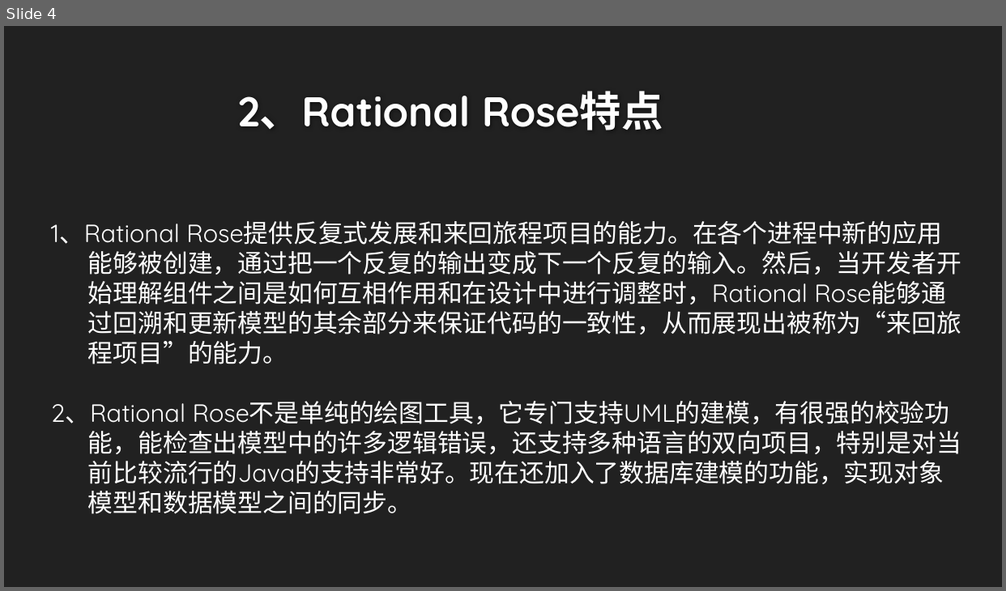
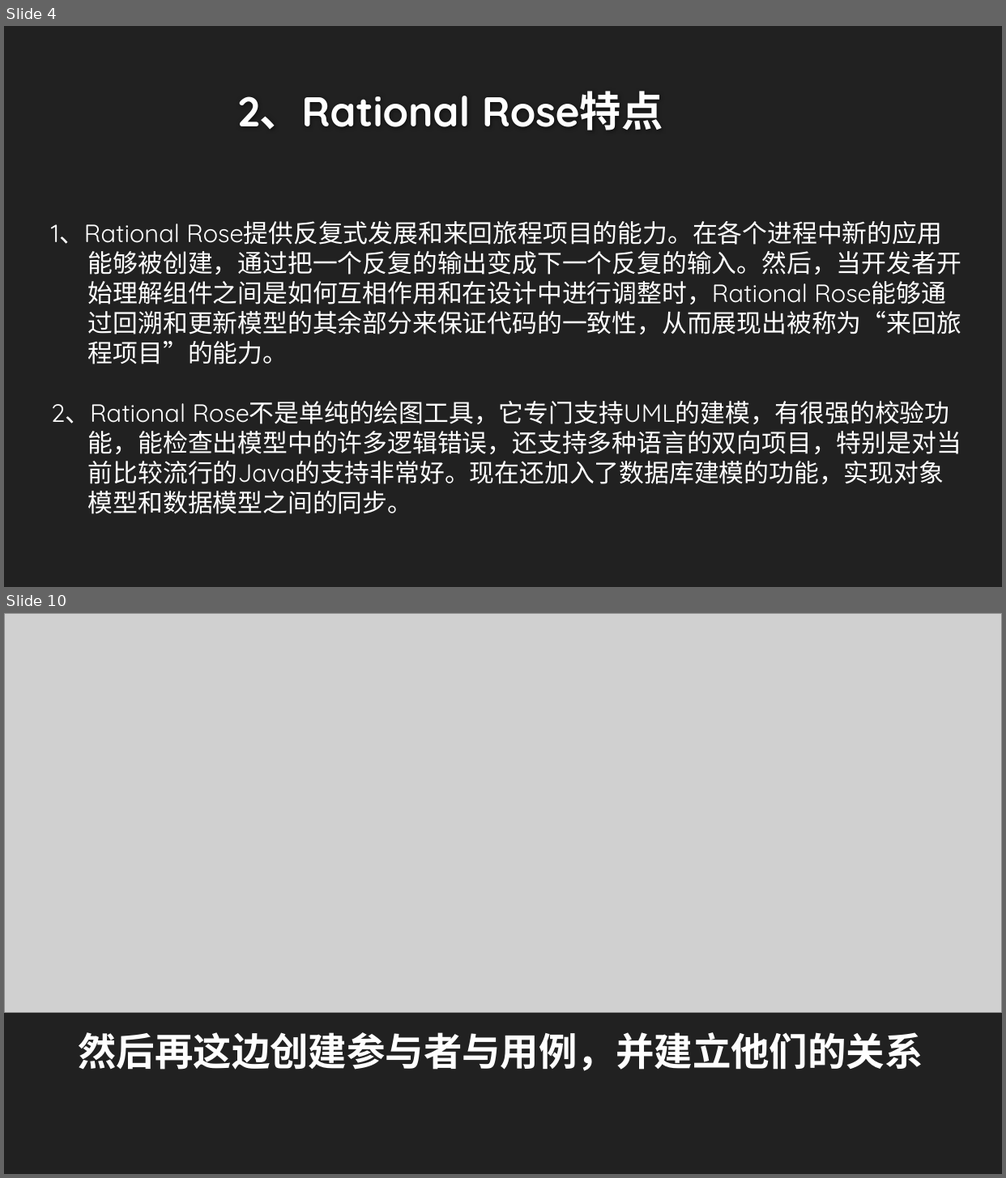
Before and after one commit to twn422/PRD2017, a slide deck: PRD-2017-G24/STW/非受控文件/翻转课堂作业/UML工具：Rational Rose/UML工具：Rational Rose.pptx. Shown one above the other, each under a label of ours: slide 4 before the commit, slides 4 and 10 after it; the slides between them are not shown. The pictures are 1006x591 and 1006x1178 pixels, drawn with LibreOffice and Linux fonts; fonts in the diff are those of the drawing; grey boxes stand for pictures; background and template pictures are left out. Boxes give left, top, right and bottom in pixels: in the first picture for what was removed or moved away, otherwise in the second. Text is boxed around its words. In the diff, an @@ line names an element or a change of style, - is before the commit and + after.

```diff
--- a/PRD-2017-G24/STW/非受控文件/翻转课堂作业/UML工具：Rational Rose/UML工具：Rational Rose.pptx
+++ b/PRD-2017-G24/STW/非受控文件/翻转课堂作业/UML工具：Rational Rose/UML工具：Rational Rose.pptx
@@ slide 10 added at [4, 613, 1002, 1174], background #212121 @@
@@ picture added at [4, 613, 1002, 1013] @@
@@ text added at [78, 1033, 923, 1071], 37 pt, text #FEFEFE, bold @@
+然后再这边创建参与者与用例，并建立他们的关系
```
Also in this commit, not shown: 4 slides changed, 9 other slides added, 3 slides removed, 2 other files.
